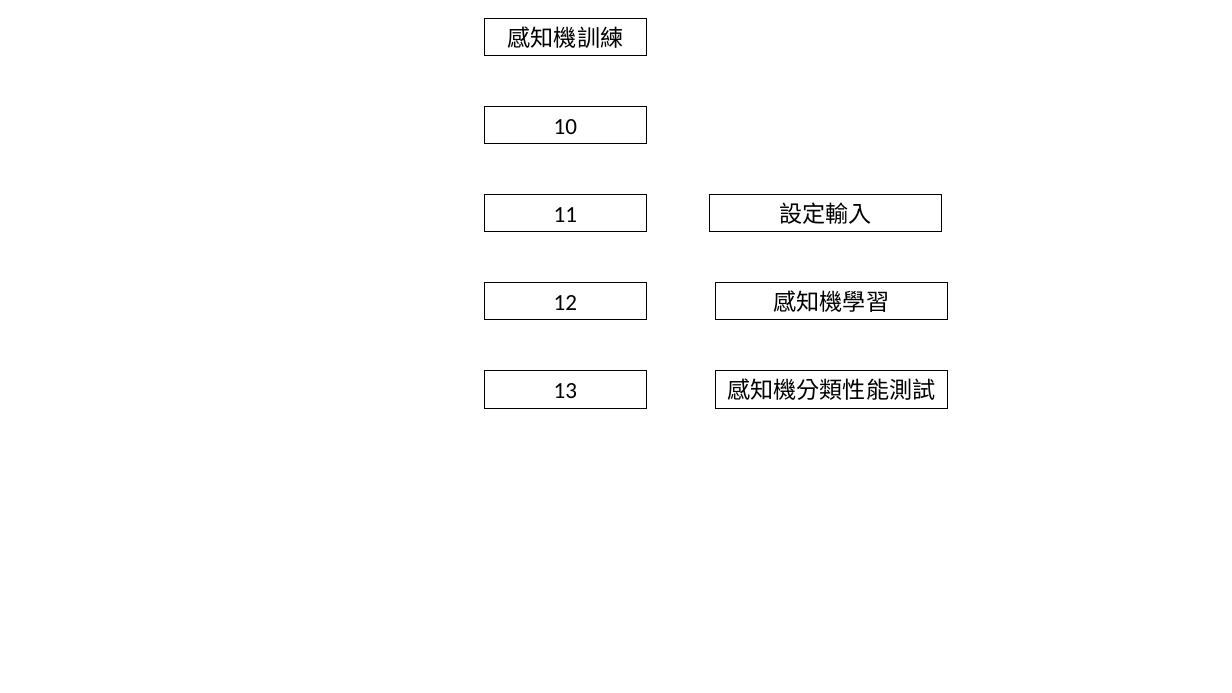
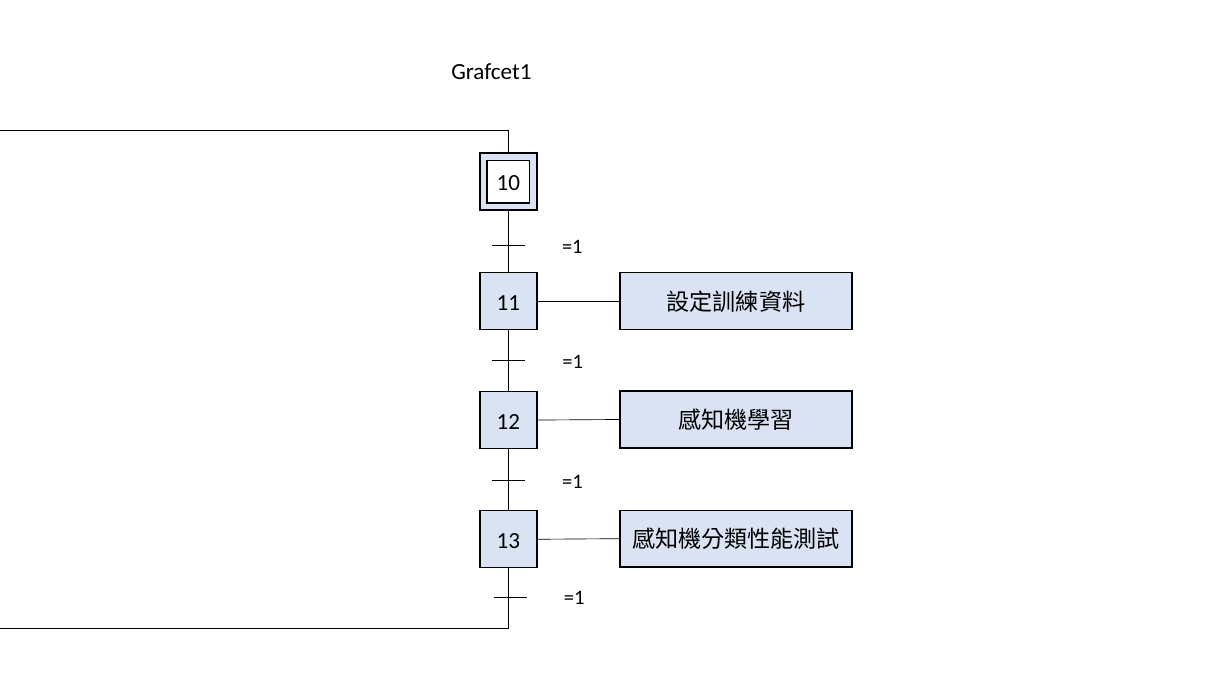
Before and after one commit to ztding19/sinigle_neuron_perceptron_grafcet_c, a slide deck: slide 3 of note.pptx. Drawn at 1232x693 pixels with LibreOffice and Linux fonts; fonts in the diff are those of the drawing. Boxes give left, top, right and bottom in pixels: in the first picture for what was removed or moved away, otherwise in the second. Text is boxed around its words. In the diff, an @@ line names an element or a change of style, - is before the commit and + after.

```diff
--- a/note.pptx
+++ b/note.pptx
@@ rectangle removed at [484,18,647,55] @@
-感知機訓練
@@ text added at [451,63,531,79], 18 pt, text #000000 @@
+Grafcet1
@@ elbow line added from (508, 153) to (508, 567), #000000 0.5 pt @@
@@ frame "10": place and size @@
-frame "10" at [484,106,647,143]
+frame "10" at [480,153,537,211]
@@ frame "10" at [480,153,537,211]: vertical alignment top to middle; rectangle to frame; fill none to #DAE3F3; outline #000000 0.75 pt to #000000 1 pt @@
@@ rectangle removed at [709,195,941,232] @@
-設定輸入
@@ line added from (508, 210) to (508, 273), #000000 0.5 pt @@
@@ text added at [562,239,583,253], 16 pt, text #000000 @@
+=1
@@ line added from (493, 246) to (525, 246), #000000 0.5 pt @@
@@ rectangle "11": place and size @@
-rectangle "11" at [484,195,647,232]
+rectangle "11" at [480,273,537,330]
@@ rectangle added at [620,273,852,330], fill #DAE3F3, outline #000000 1 pt, 18 pt, text #000000 @@
+設定訓練資料
@@ line added from (508, 329) to (508, 392), #000000 0.5 pt @@
@@ line added from (537, 301) to (620, 301), #000000 0.5 pt @@
@@ text added at [562,354,583,368], 16 pt, text #000000 @@
+=1
@@ line added from (493, 360) to (525, 360), #000000 0.5 pt @@
@@ rectangle "12": place and size @@
-rectangle "12" at [484,283,647,320]
+rectangle "12" at [480,392,537,449]
@@ rectangle "感知機學習": place and size @@
-rectangle "感知機學習" at [715,283,947,320]
+rectangle "感知機學習" at [620,391,852,448]
@@ line added from (508, 448) to (508, 511), #000000 0.5 pt @@
@@ line added from (537, 421) to (620, 420), #000000 0.5 pt @@
@@ text added at [562,474,583,488], 16 pt, text #000000 @@
+=1
@@ line added from (493, 481) to (525, 481), #000000 0.5 pt @@
@@ rectangle "13": place and size @@
-rectangle "13" at [484,371,647,408]
+rectangle "13" at [480,511,537,568]
@@ line added from (537, 540) to (620, 539), #000000 0.5 pt @@
@@ vertical alignment top to middle; fill none to #DAE3F3; outline #000000 0.75 pt to #000000 1 pt in 5 elements at [480,273,537,330], [480,392,537,449], [620,391,852,448], [480,511,537,568], [620,510,852,567] @@
@@ rectangle "感知機分類性能測試": place and size @@
-rectangle "感知機分類性能測試" at [715,371,947,408]
+rectangle "感知機分類性能測試" at [620,510,852,567]
@@ line added from (494, 597) to (527, 597), #000000 0.5 pt @@
@@ text added at [564,590,585,604], 16 pt, text #000000 @@
+=1
```
Also in this commit, not shown: 1 other slide changed, 4 slides added, 5 other files.
